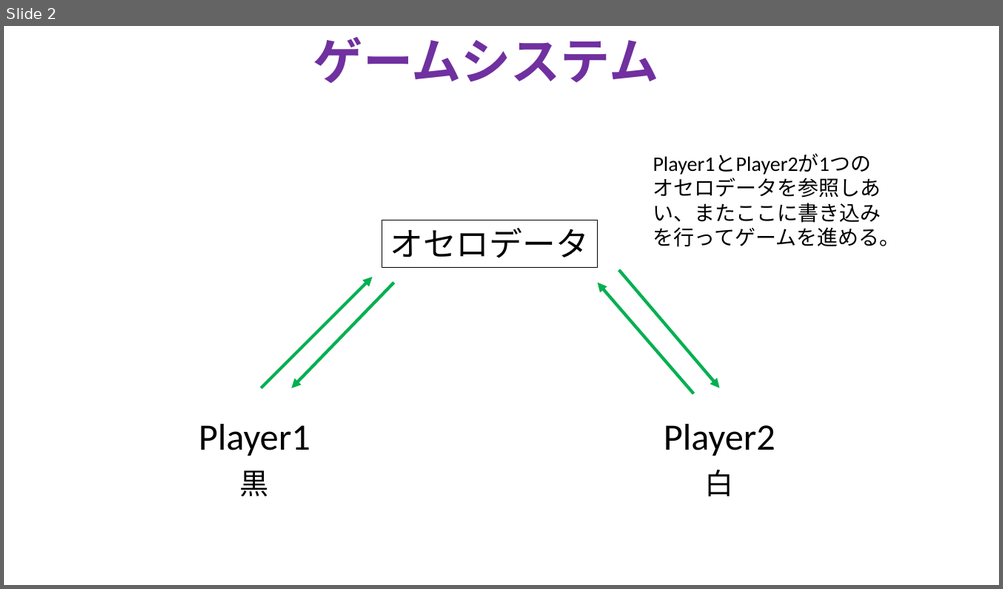
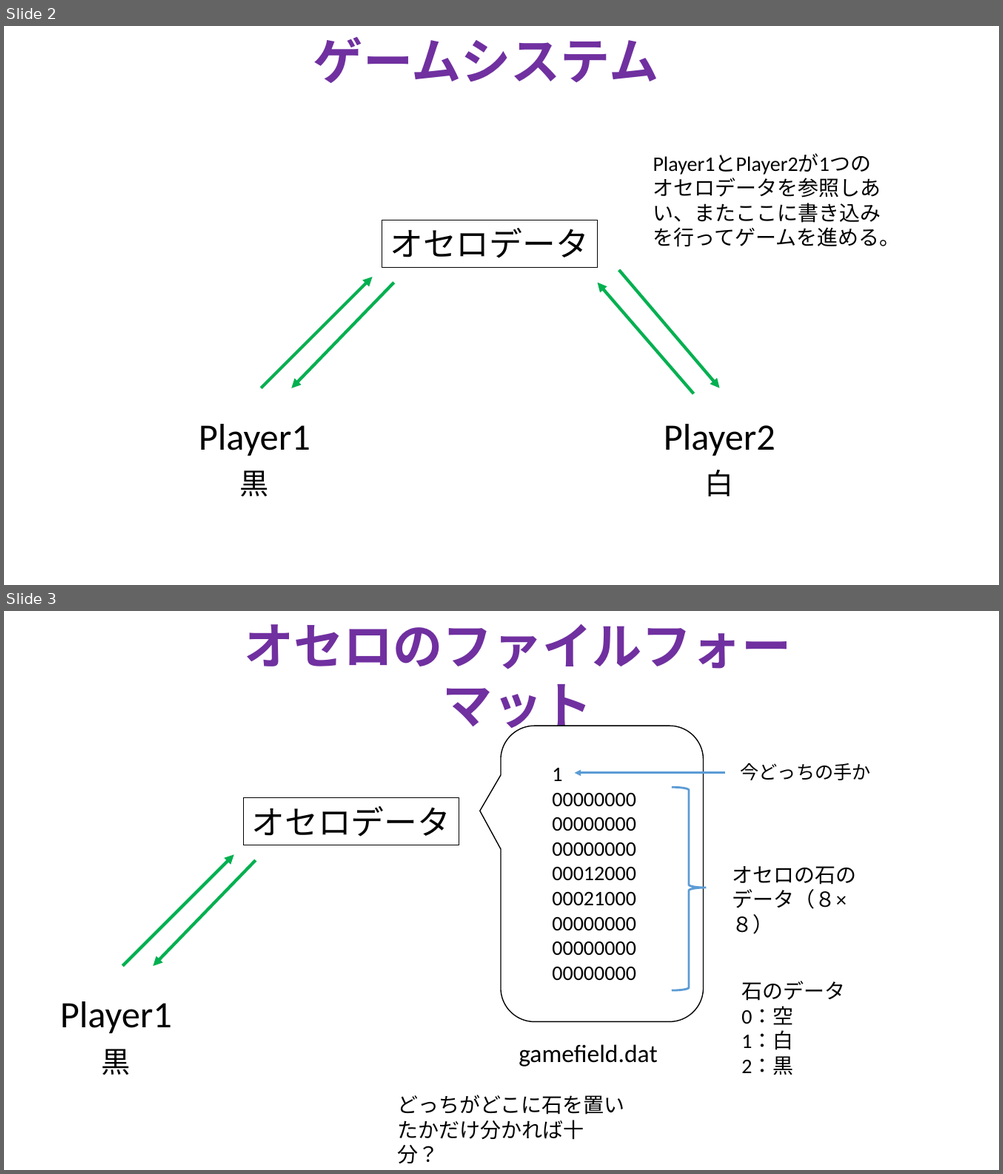
Before and after one commit to TakanoriOnuma/WebApplication, a slide deck: design/ゲームシステム.pptx. Shown one above the other, each under a label of ours: slide 2 before the commit, slides 2 and 3 after it. The pictures are 1003x589 and 1003x1174 pixels, drawn with LibreOffice and Linux fonts; fonts in the diff are those of the drawing. Boxes give left, top, right and bottom in pixels: in the first picture for what was removed or moved away, otherwise in the second. Text is boxed around its words. In the diff, an @@ line names an element or a change of style, - is before the commit and + after.

Commit message:
オセロの石のデータのフォーマットの追加
石データのフォーマットについて記述した。
2通りの方法があるため、どっちにしたらよいか迷い中。

```diff
--- a/design/ゲームシステム.pptx
+++ b/design/ゲームシステム.pptx
@@ slide 3 added at [4,611,999,1170], background #FFFFFF @@
@@ text added at [244,624,791,736], 48 pt, text #7030A0, bold @@
+オセロのファイルフォーマット
@@ rounded speech box added at [501,726,703,1022], outline #000000 1 pt @@
@@ text added at [740,763,871,780], 18 pt, text #000000 @@
+今どっちの手か
@@ text added at [552,768,636,981], 20 pt, text #000000 @@
+1
+00000000
+00000000
+00000000
+00012000
+00021000
+00000000
+00000000
+00000000
@@ arrow added from (725, 773) to (575, 773), #5B9BD5 2 pt @@
@@ left brace added at [671,787,706,991], outline #5B9BD5 2 pt @@
@@ rectangle added at [244,797,459,846], outline #000000 0.75 pt, 32 pt, text #000000 @@
+オセロデータ
@@ arrow added from (122, 966) to (234, 855), #00B050 3 pt @@
@@ arrow added from (256, 860) to (153, 966), #00B050 3 pt @@
@@ text added at [732,866,856,909], 20 pt, text #000000 @@
+オセロの石のデータ（８×８）
@@ text added at [741,981,845,1075], 20 pt, text #000000 @@
+石のデータ
+0：空
+1：白
+2：黒
@@ text added at [60,1002,172,1034], 36 pt, text #000000 @@
+Player1
@@ text added at [102,1049,131,1075], 28 pt, text #000000 @@
+黒
@@ text added at [518,1045,657,1067], 24 pt, text #000000 @@
+gamefield.dat
@@ text added at [397,1095,625,1140], 20 pt, text #000000 @@
+どっちがどこに石を置いたかだけ分かれば十分？
```
